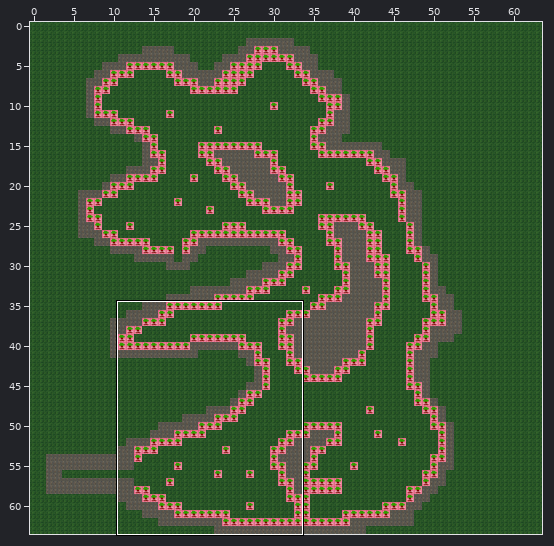
Two states of a Tiled map, assets/tiled/mapForest3.tmx. The first picture is a wide view before the edit; the outline marks the close-up.
Close-up. Before the edit:
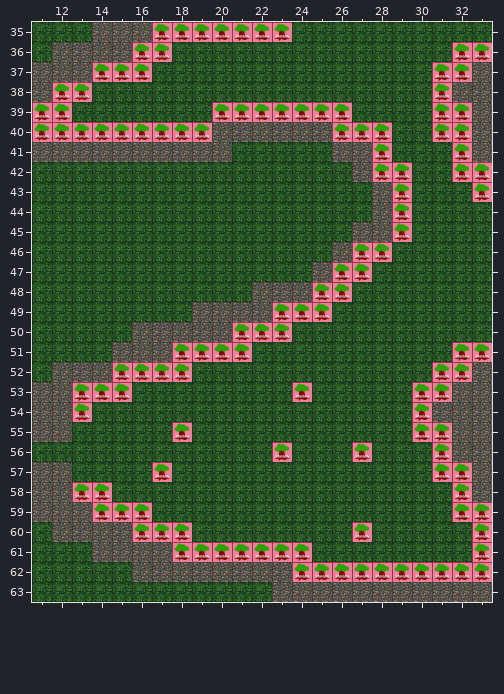
Cells are 64x64 px. Shown: x 11..33, y 35..63. The commit also changed other parts of the map, which this record leaves out.
The result:
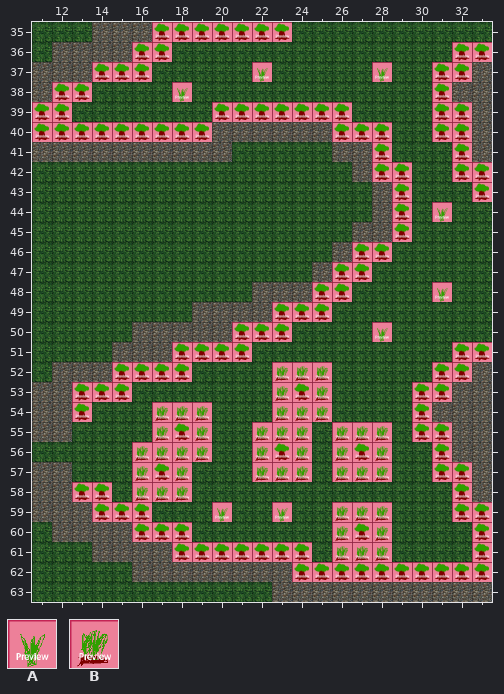
Key: from "tileset": A 18, B 26.
_ is an empty cell.
The exact change:
Changed rows in their new state; . is an unchanged cell.
Layer "walls":
first column x 18:
37 ....A.....A
38 A..........
first column x 31:
44 A
first column x 16:
48 ...............A
50 ............A...
52 .......BBB......
53 .......B.B......
54 .BBB...BBB......
55 .B.B..BBB.BBB...
56 BBBB..B.B.B.B...
57 B.B...BBB.BBB...
58 BBB.............
59 ....A..A..BBB...
60 ..........B.B...
61 ..........BBB...
